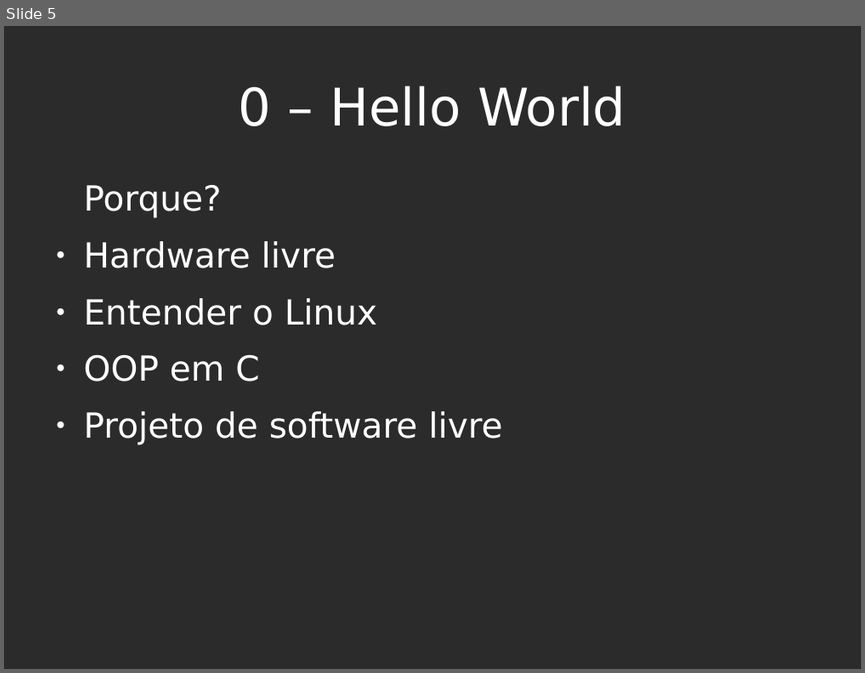
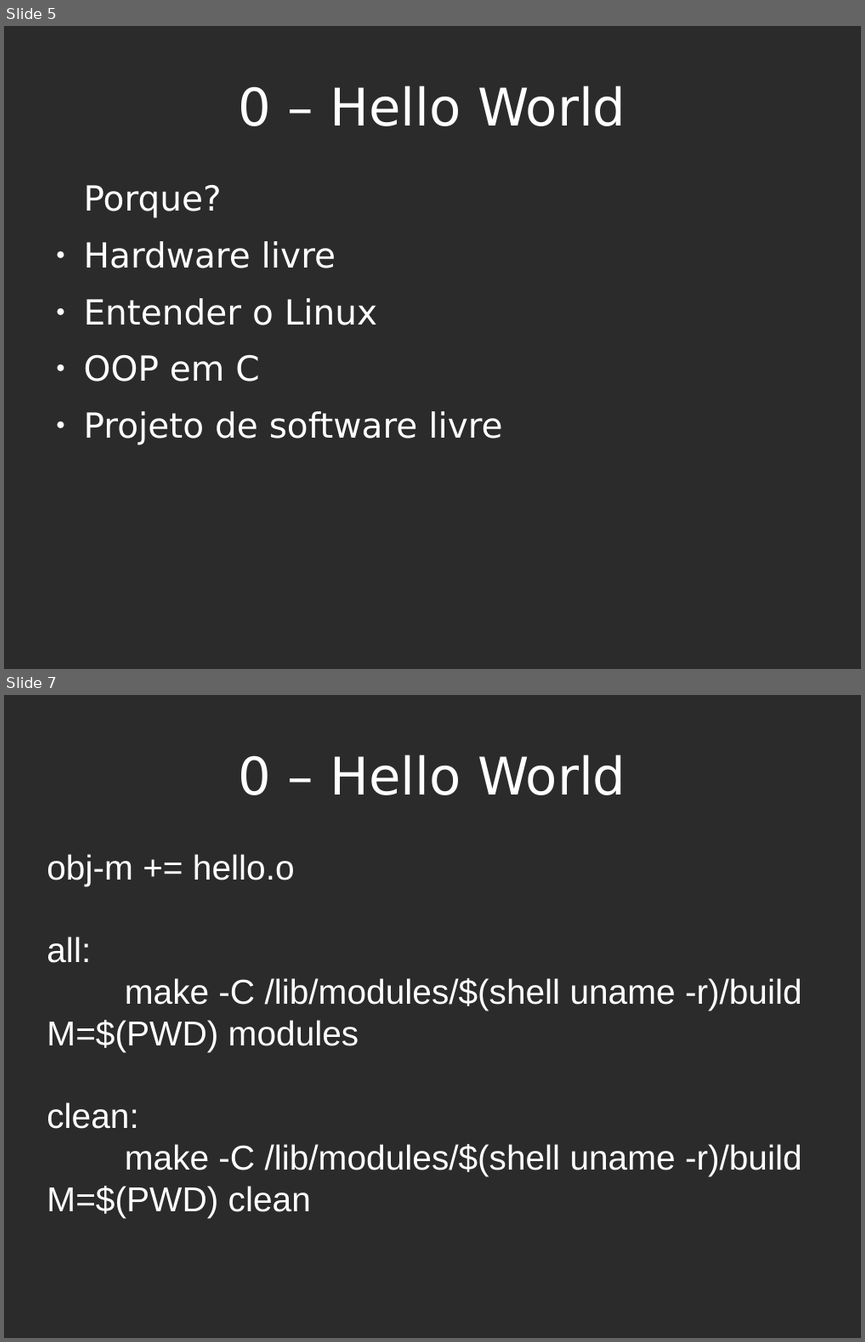
Before and after one commit to diegor2/primoduke, a slide deck: slides.odp. Shown one above the other, each under a label of ours: slide 5 before the commit, slides 5 and 7 after it; the slides between them are not shown. The pictures are 865x673 and 865x1342 pixels, drawn with LibreOffice and Linux fonts; fonts in the diff are those of the drawing; background and template pictures are left out; a plain dark background stands for a picture behind light text. Boxes give left, top, right and bottom in pixels: in the first picture for what was removed or moved away, otherwise in the second. Text is boxed around its words. In the diff, an @@ line names an element or a change of style, - is before the commit and + after.

```diff
--- a/slides.odp
+++ b/slides.odp
@@ slide 7 added at [4,695,861,1338], background picture (left out) @@
@@ title added at [239,755,625,795], 48 pt, text #FFFFFF @@
+0 – Hello World
@@ subtitle added at [46,854,802,1218], 32 pt, text #FFFFFF @@
+obj-m += hello.o
+all:
+make -C /lib/modules/$(shell uname -r)/build M=$(PWD) modules
+clean:
+make -C /lib/modules/$(shell uname -r)/build M=$(PWD) clean
```
Also in this commit, not shown: 5 slides changed, 6 other slides added, 1 slide removed.
